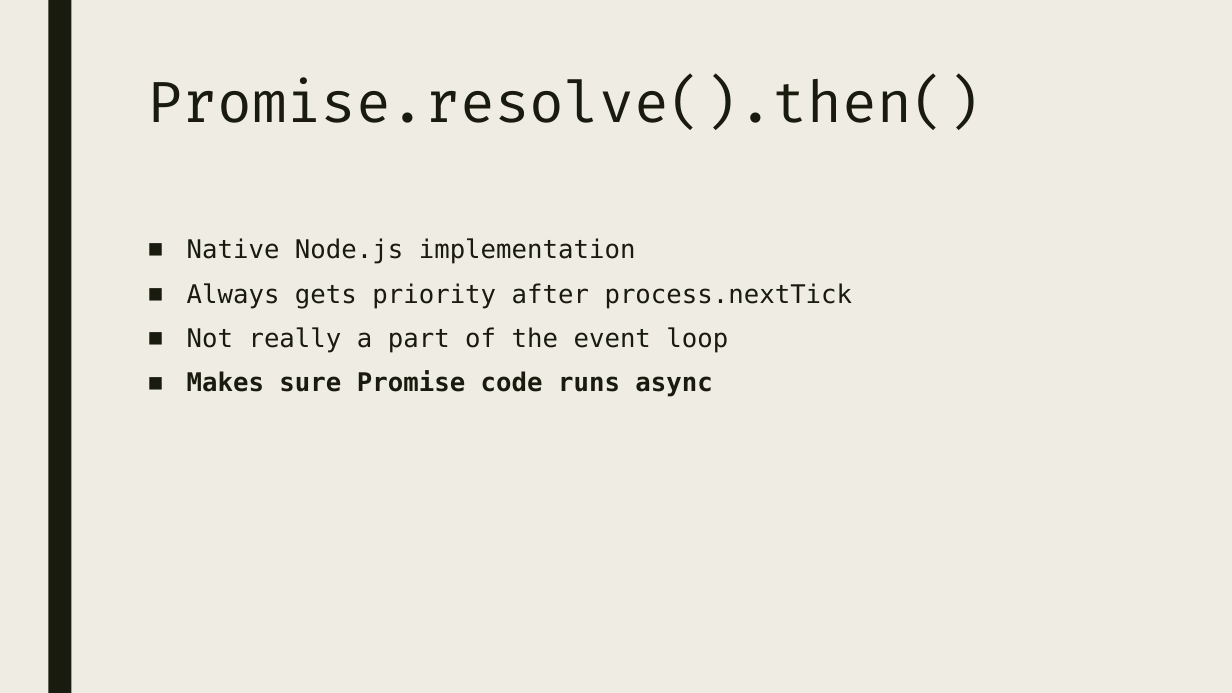
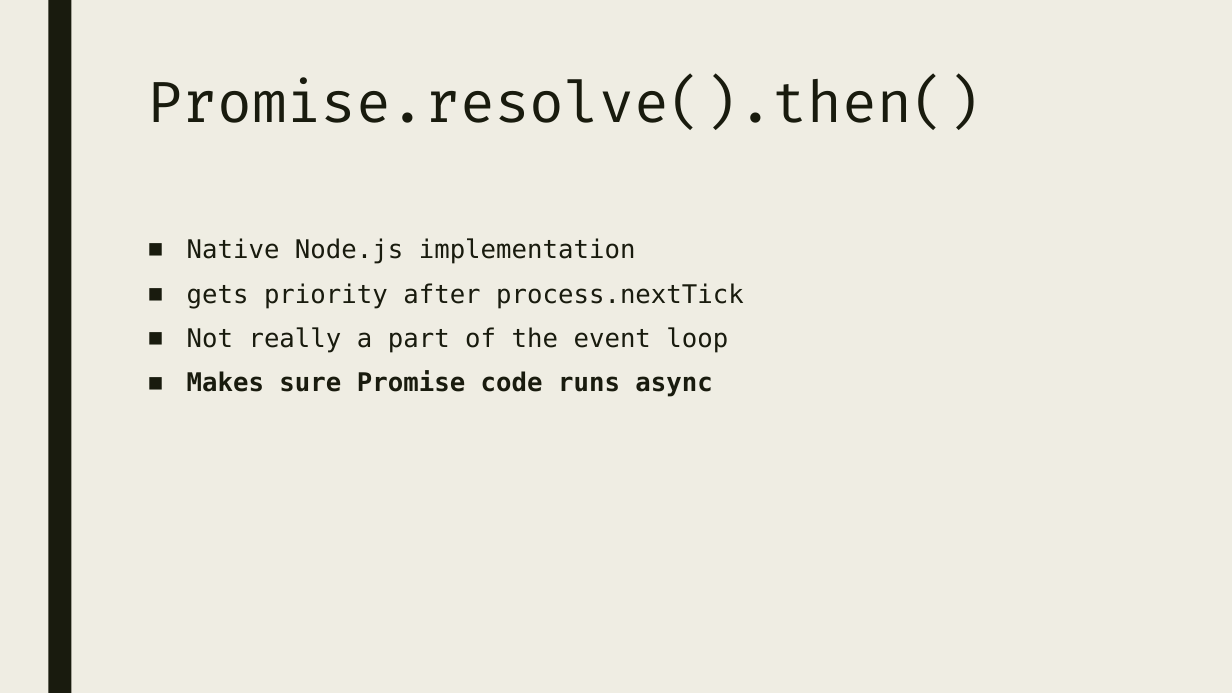
Before and after one commit to nabriski/lectures, a slide deck: slide 7 of event-loop/prez.pptx. Drawn at 1232x693 pixels with LibreOffice and Linux fonts; fonts in the diff are those of the drawing. Boxes give left, top, right and bottom in pixels: in the first picture for what was removed or moved away, otherwise in the second. Text is boxed around its words. In the diff, an @@ line names an element or a change of style, - is before the commit and + after.

```diff
--- a/event-loop/prez.pptx
+++ b/event-loop/prez.pptx
@@ text at [187, 283, 744, 308]: text changed @@
-■ Always gets priority after process.nextTick
+■ gets priority after process.nextTick
```
Also in this commit, not shown: 1 other slide changed, 5 other files.
